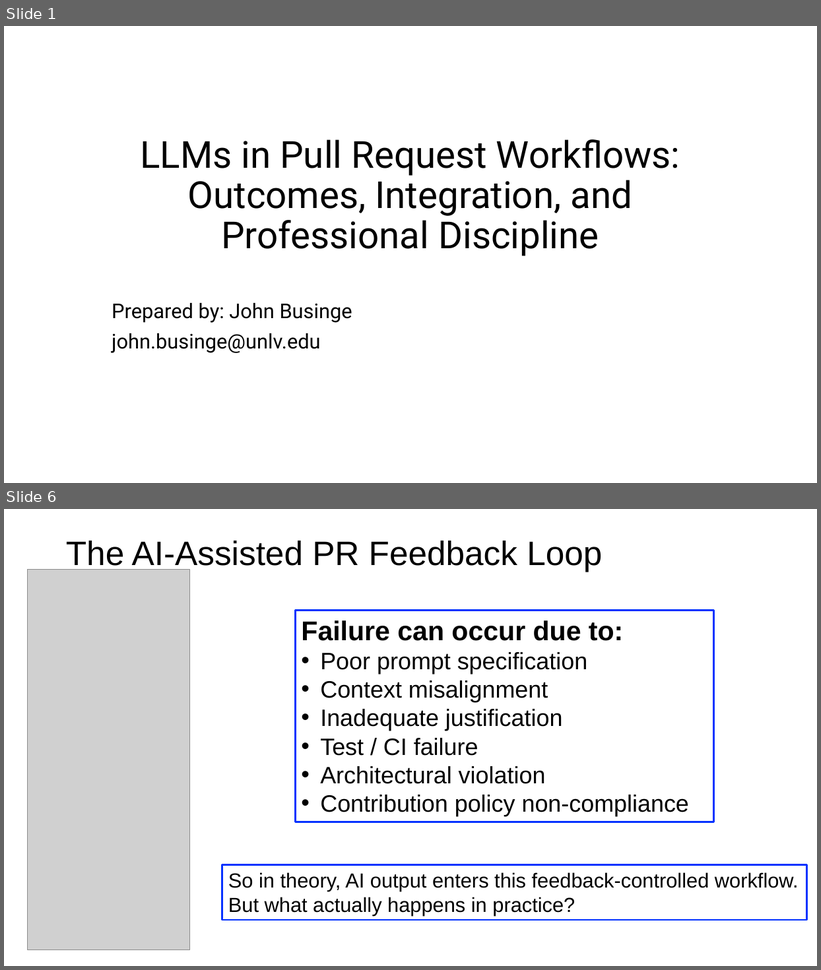
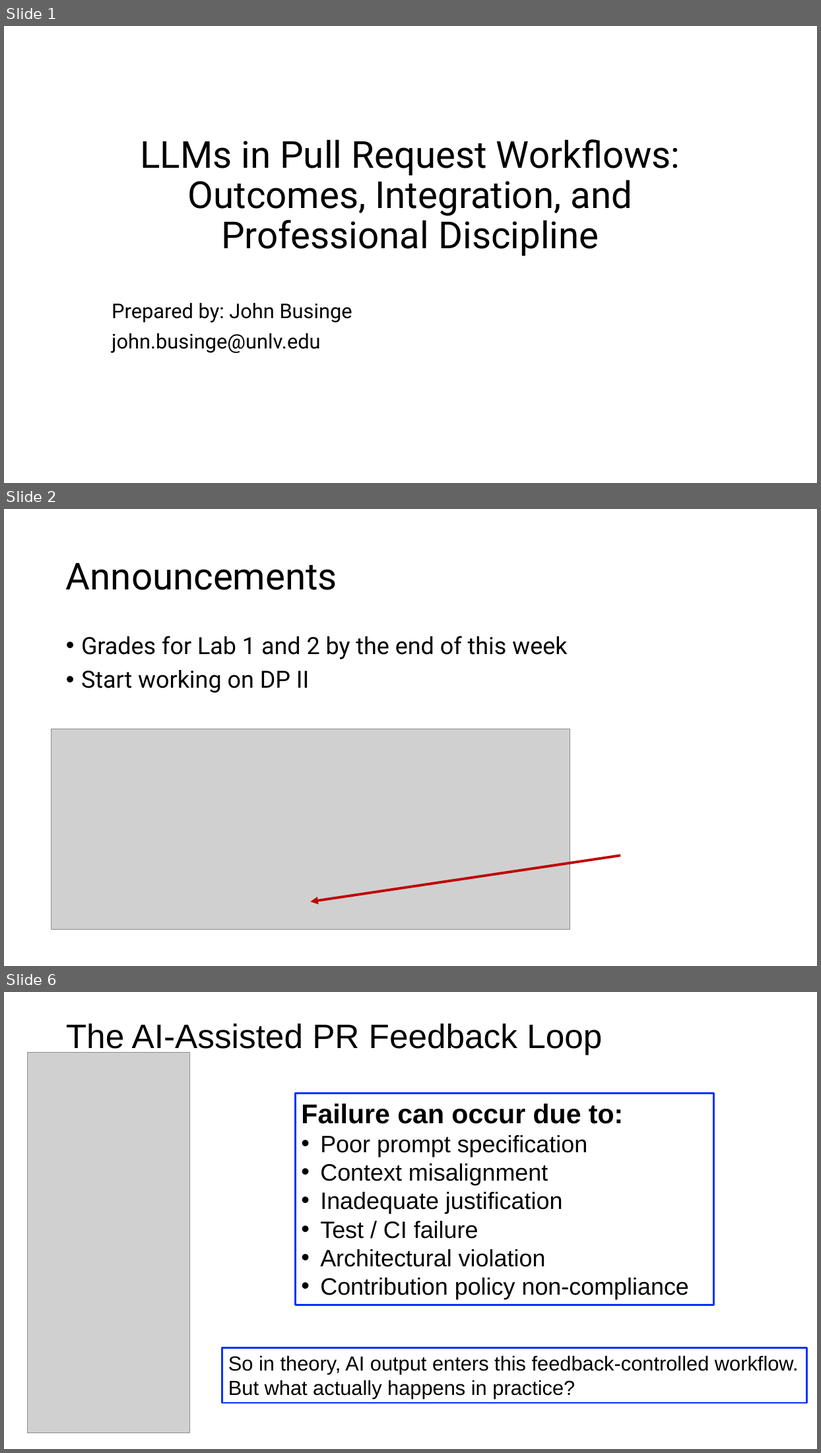
Before and after one commit to johnxu21/johnxu21.github.io, a slide deck: teaching/CS472/Timetable/LLM-V1.pptx. Shown one above the other, each under a label of ours: slides 1 and 6 before the commit, slides 1, 2 and 6 after it; the slides between them are not shown. The pictures are 821x970 and 821x1453 pixels, drawn with LibreOffice and Linux fonts; fonts in the diff are those of the drawing; grey boxes stand for pictures. Boxes give left, top, right and bottom in pixels: in the first picture for what was removed or moved away, otherwise in the second. Text is boxed around its words. In the diff, an @@ line names an element or a change of style, - is before the commit and + after.

```diff
--- a/teaching/CS472/Timetable/LLM-V1.pptx
+++ b/teaching/CS472/Timetable/LLM-V1.pptx
@@ slide 2 added at [4, 509, 817, 966], background #FFFFFF @@
@@ title added at [66, 563, 337, 590], 44 pt, text #000000 @@
+Announcements
@@ text added at [81, 636, 567, 693], 28 pt, text #000000 @@
+• Grades for Lab 1 and 2 by the end of this week
+• Start working on DP II
@@ picture added at [51, 729, 570, 930] @@
@@ arrow added from (620, 856) to (311, 902), #C00000 3 pt @@
```
Also in this commit, not shown: 10 slides changed, 1 slide removed.
